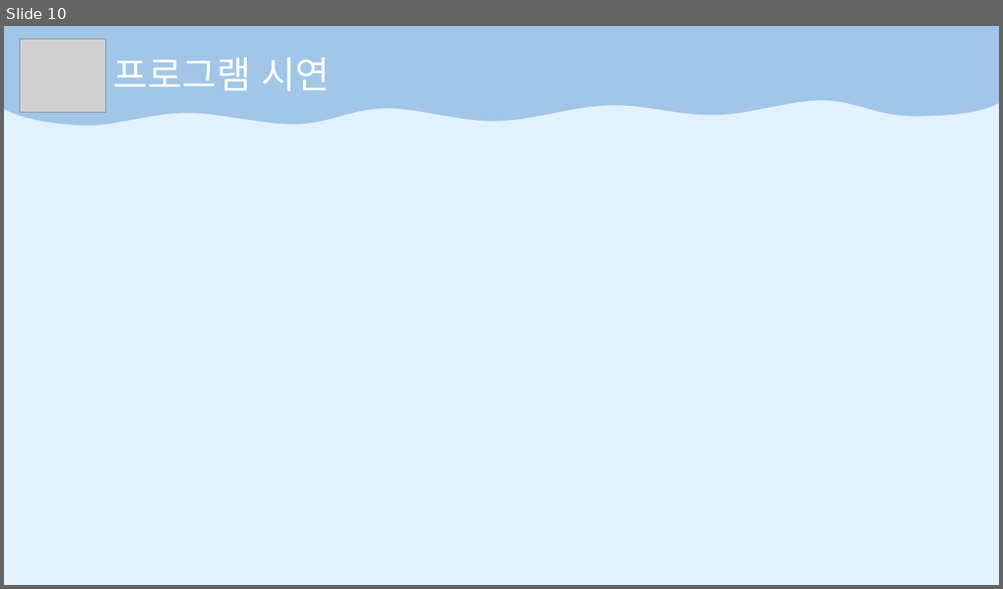
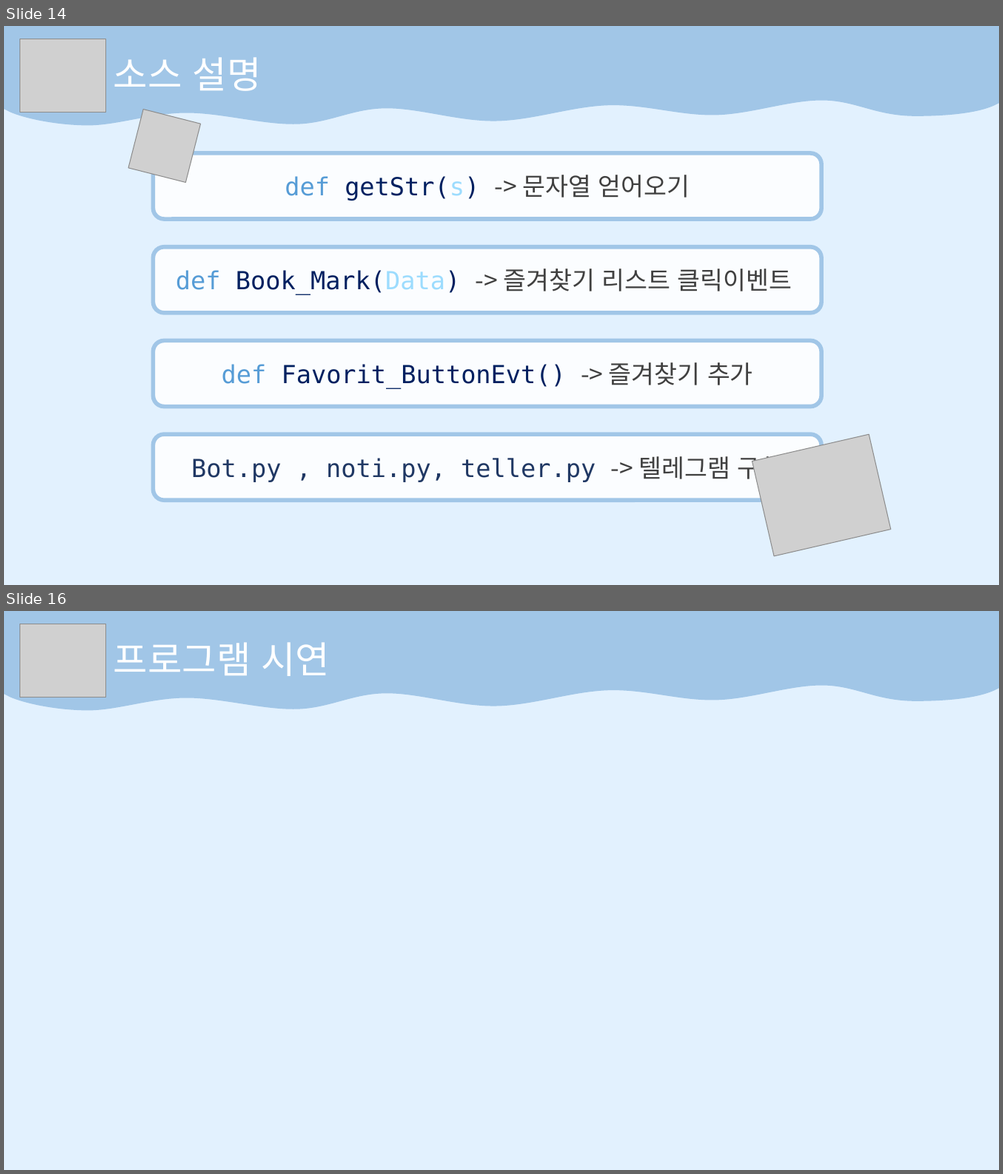
Before and after one commit to HongMyengJin/scriptlang, a slide deck: TermProject/Term최종발표.pptx. Shown one above the other, each under a label of ours: slide 10 before the commit, slides 14 and 16 after it; the slides between them are not shown. The pictures are 1003x589 and 1003x1174 pixels, drawn with LibreOffice and Linux fonts; fonts in the diff are those of the drawing; grey boxes stand for pictures. Boxes give left, top, right and bottom in pixels: in the first picture for what was removed or moved away, otherwise in the second. Text is boxed around its words. In the diff, an @@ line names an element or a change of style, - is before the commit and + after.

```diff
--- a/TermProject/Term최종발표.pptx
+++ b/TermProject/Term최종발표.pptx
@@ slide 14 added at bbox=[4, 26, 999, 585], background #E2F1FE @@
@@ freeform shape added at bbox=[4, 26, 999, 125], fill #A1C6E7 @@
@@ picture added at bbox=[20, 39, 106, 112] @@
@@ text added at bbox=[114, 57, 262, 91], 36 pt, text #FFFFFF @@
+소스 설명
@@ picture added at bbox=[128, 109, 200, 182] @@
@@ rounded rectangle added at bbox=[153, 153, 822, 219], fill #FBFDFF, outline #A1C6E7 4 pt, 24 pt, text #404040 @@
+def getStr(s) -> 문자열 얻어오기
@@ rounded rectangle added at bbox=[153, 247, 822, 312], fill #FBFDFF, outline #A1C6E7 4 pt, 24 pt, text #404040 @@
+def Book_Mark(Data) -> 즐겨찾기 리스트 클릭이벤트
@@ rounded rectangle added at bbox=[153, 340, 822, 406], fill #FBFDFF, outline #A1C6E7 4 pt, 24 pt, text #002060 @@
+def Favorit_ButtonEvt() -> 즐겨찾기 추가
@@ rounded rectangle added at bbox=[153, 435, 822, 500], fill #FBFDFF, outline #A1C6E7 4 pt, 24 pt, text #203864 @@
+Bot.py , noti.py, teller.py -> 텔레그램 구현
@@ picture added at bbox=[752, 434, 891, 557] @@
@@ what was slide 10 is now slide 16 @@
```
Also in this commit, not shown: 5 slides changed, 6 other slides added, 1 slide removed, 52 other files.
